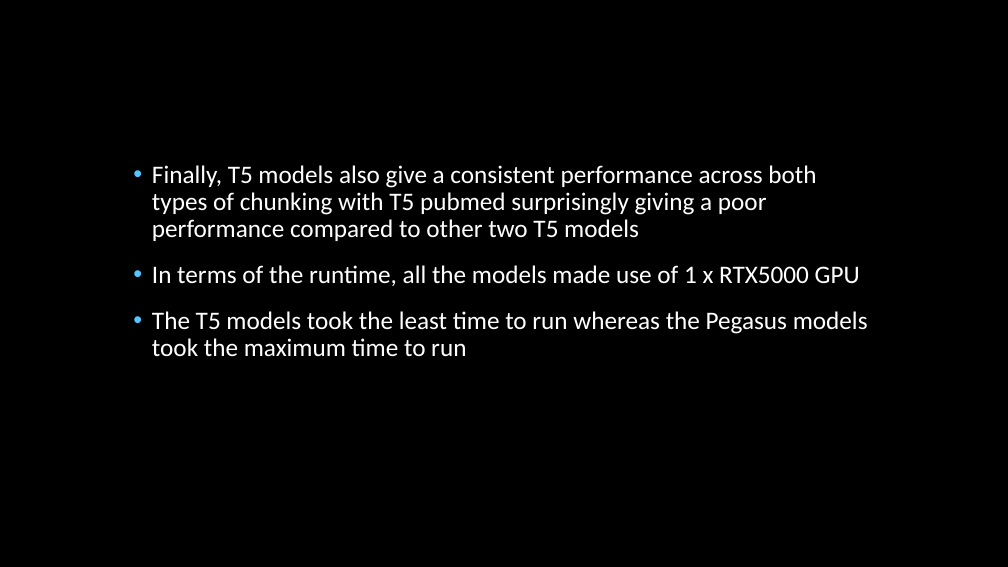
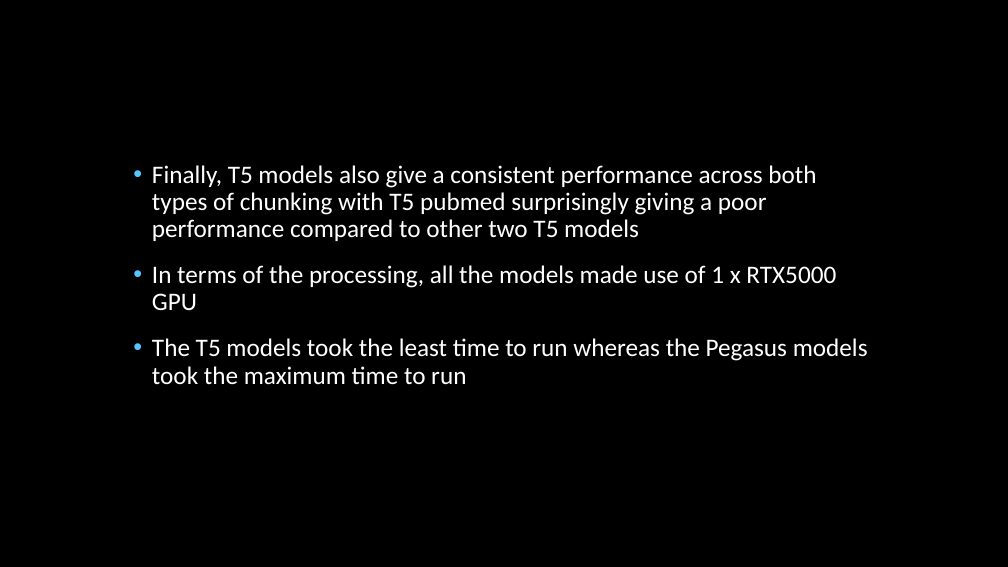
Before and after one commit to akhilchitreddy/summarizing-pubmed, a slide deck: slide 16 of Summarizing Pubmed Articles.pptx. Drawn at 1008x567 pixels with LibreOffice and Linux fonts; fonts in the diff are those of the drawing; background and template pictures are left out. Boxes give left, top, right and bottom in pixels: in the first picture for what was removed or moved away, otherwise in the second. Text is boxed around its words. In the diff, an @@ line names an element or a change of style, - is before the commit and + after.

Commit message:
code updated

```diff
--- a/Summarizing Pubmed Articles.pptx
+++ b/Summarizing Pubmed Articles.pptx
@@ text at bbox=[152, 265, 836, 310]: text changed @@
-• In terms of the runtime, all the models made use of 1 x RTX5000 GPU
+• In terms of the processing, all the models made use of 1 x RTX5000 GPU
```
